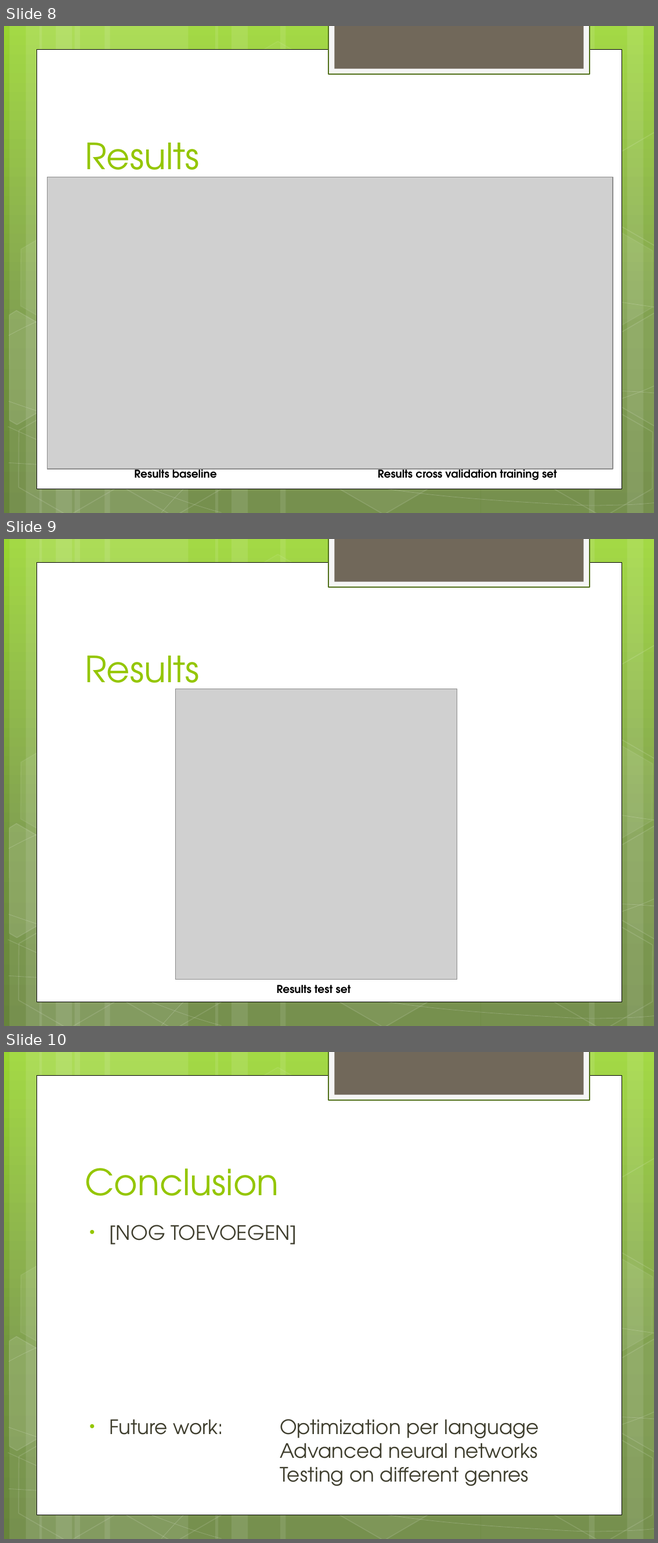
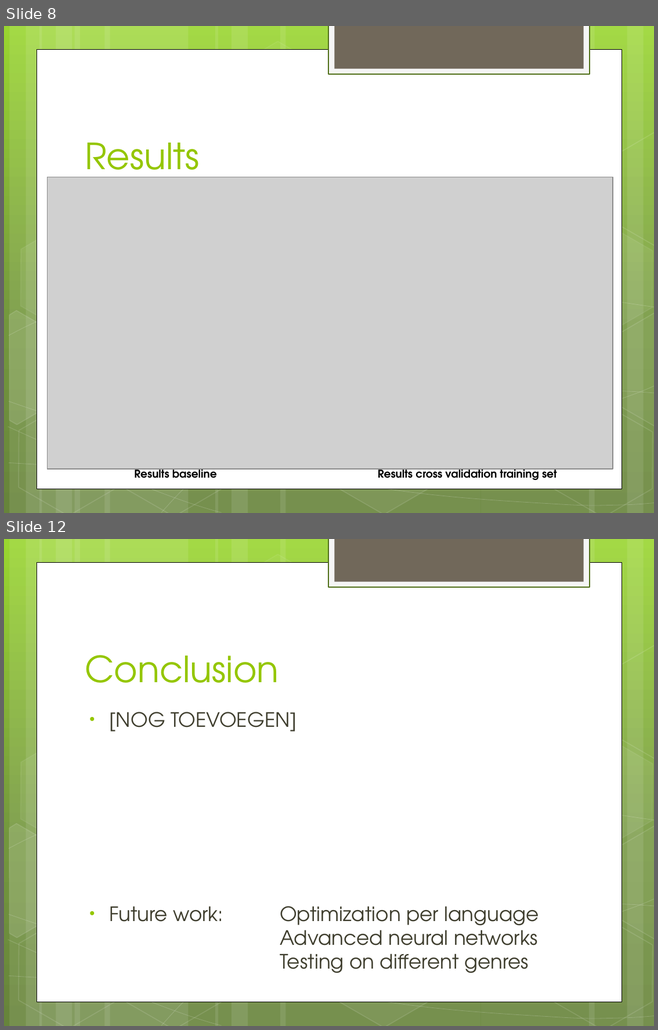
Before and after one commit to DaphneGroot/LFD-Final-Project, a slide deck: Presentation.pptx. Shown one above the other, each under a label of ours: slides 8, 9 and 10 before the commit, slides 8 and 12 after it; the slides between them are not shown. The pictures are 658x1543 and 658x1030 pixels, drawn with LibreOffice and Linux fonts; fonts in the diff are those of the drawing; grey boxes stand for pictures. Boxes give left, top, right and bottom in pixels: in the first picture for what was removed or moved away, otherwise in the second. Text is boxed around its words. In the diff, an @@ line names an element or a change of style, - is before the commit and + after.

Commit message:
Updated powerpoint - all results

```diff
--- a/Presentation.pptx
+++ b/Presentation.pptx
@@ slide 9 removed at [4,539,654,1026], background gradient #9AD530 to #73973E to #67853C; not listed: 31 template elements that a slide beside it also shows @@
@@ title removed at [85,656,199,699] @@
-Results
@@ picture removed at [176,689,457,979] @@
@@ text removed at [277,985,351,994] @@
-Results test set
@@ what was slide 10 is now slide 12 @@
```
Also in this commit, not shown: 3 slides added.
